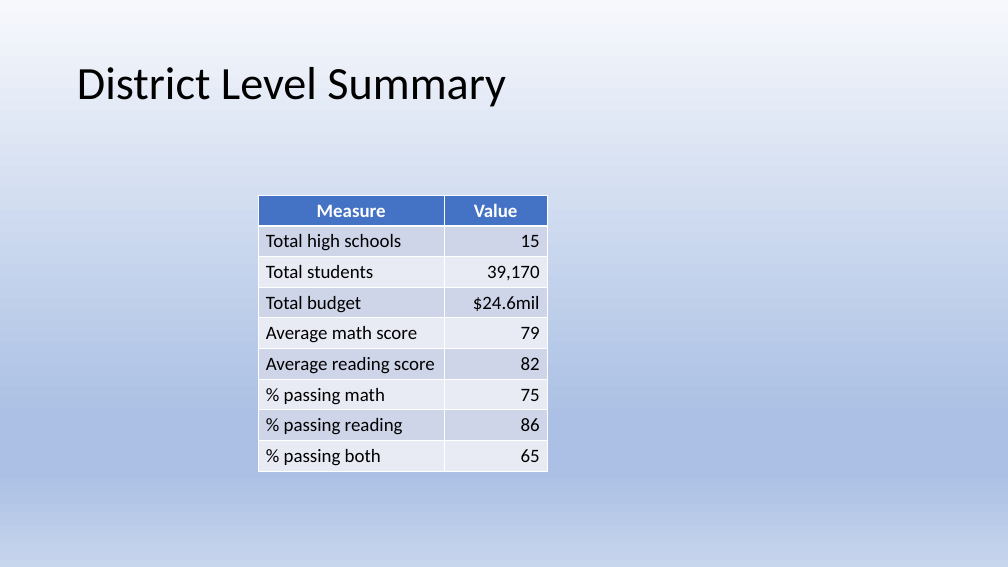
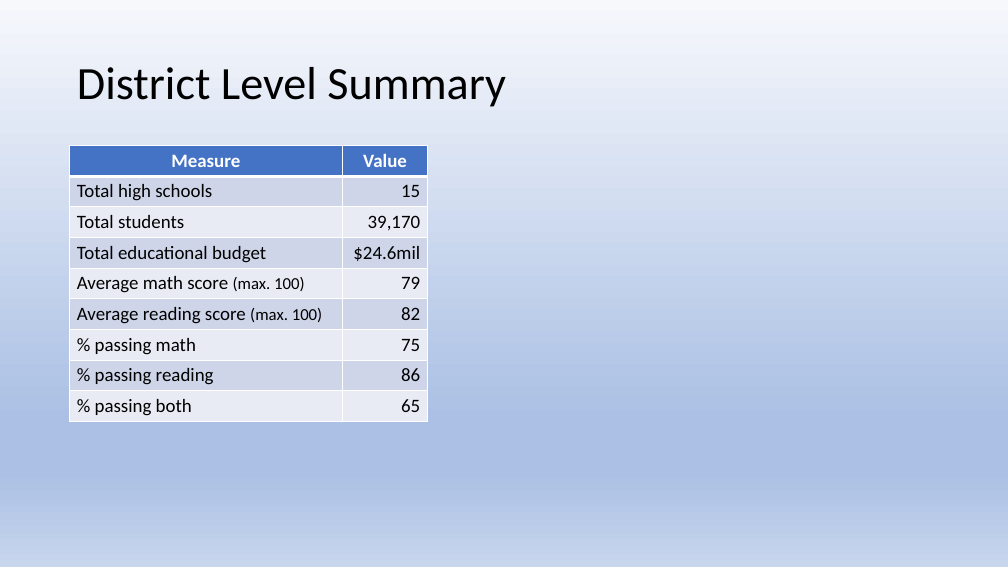
Before and after one commit to js816/tableau_school_district_analysis, a slide deck: slide 4 of School District Analysis.pptx. Drawn at 1008x567 pixels with LibreOffice and Linux fonts; fonts in the diff are those of the drawing. Boxes give left, top, right and bottom in pixels: in the first picture for what was removed or moved away, otherwise in the second. Text is boxed around its words. In the diff, an @@ line names an element or a change of style, - is before the commit and + after.

```diff
--- a/School District Analysis.pptx
+++ b/School District Analysis.pptx
@@ table at [70, 146, 428, 422] @@
-row 4, column 1: Total budget
+row 4, column 1: Total educational budget
-row 5, column 1: Average math score
+row 5, column 1: Average math score (max. 100)
-row 6, column 1: Average reading score
+row 6, column 1: Average reading score (max. 100)
@@ table: place and size @@
-table at [259, 195, 547, 471]
+table at [70, 146, 428, 422]
```
Also in this commit, not shown: 12 other slides changed, 2 slides removed, 1 other file.
